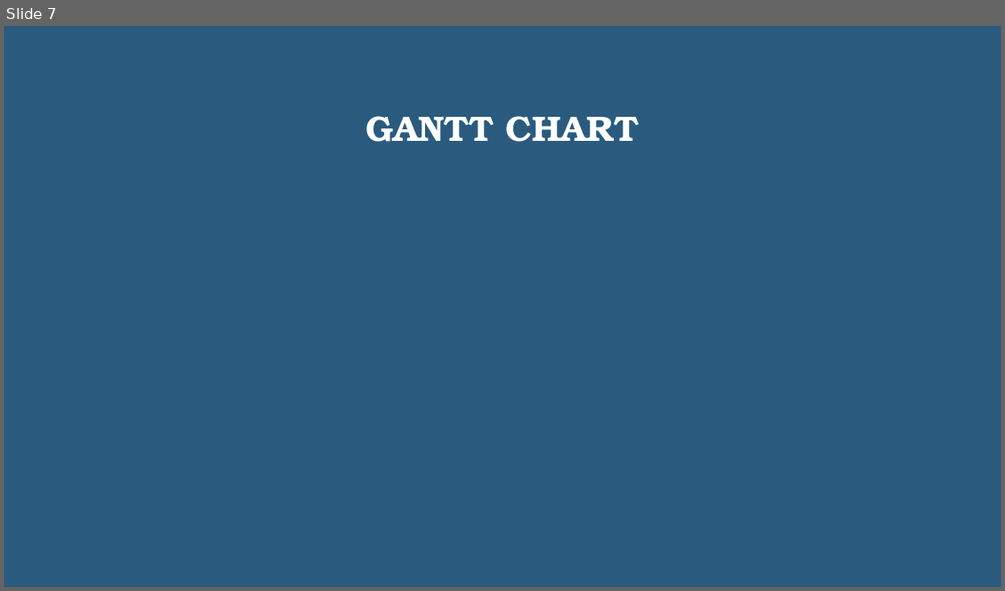
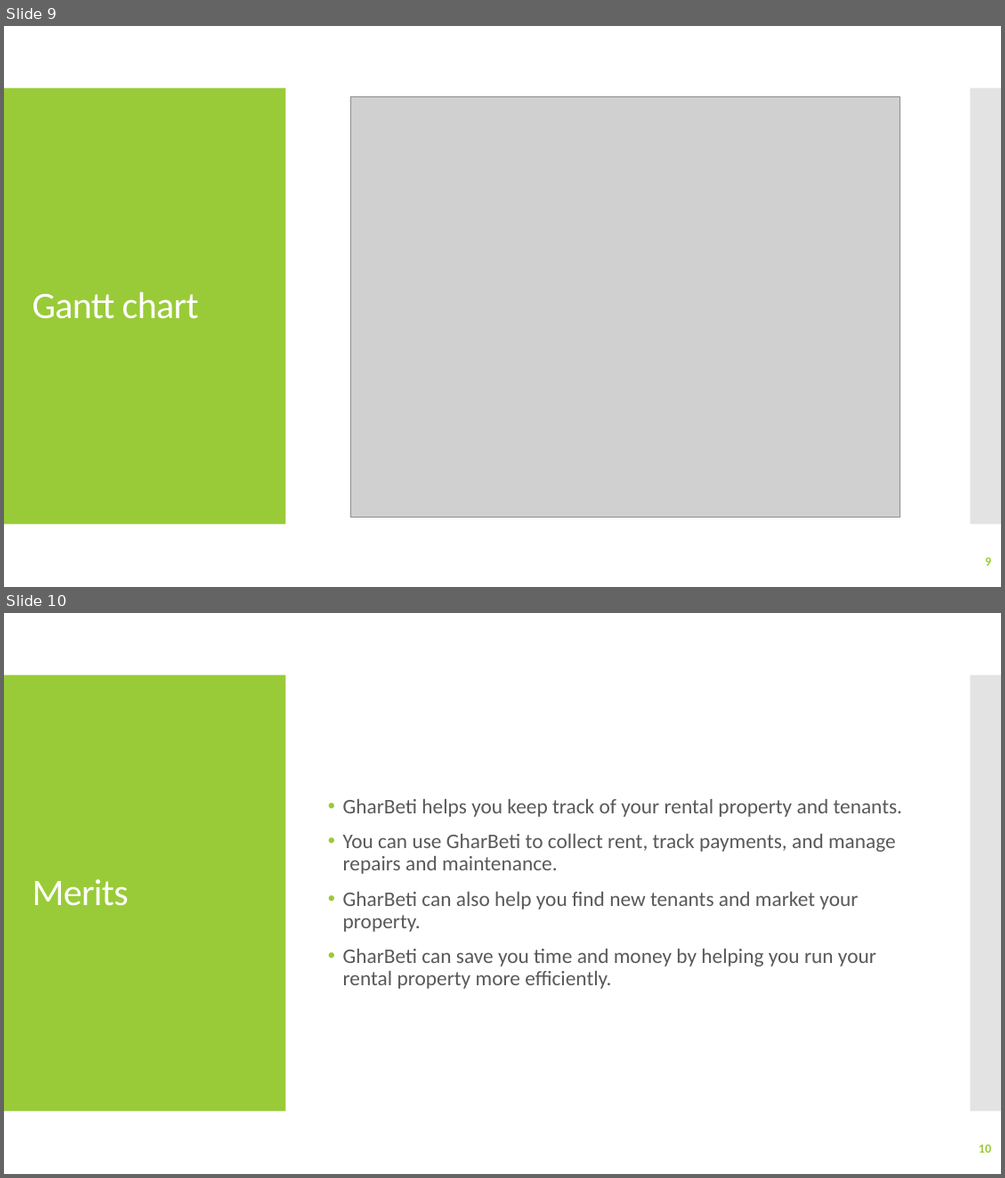
Before and after one commit to Sbdpratik/gharbeti, a slide deck: GharBeti.pptx. Shown one above the other, each under a label of ours: slide 7 before the commit, slides 9 and 10 after it. The pictures are 1005x591 and 1005x1178 pixels, drawn with LibreOffice and Linux fonts; fonts in the diff are those of the drawing; grey boxes stand for pictures. Boxes give left, top, right and bottom in pixels: in the first picture for what was removed or moved away, otherwise in the second. Text is boxed around its words. In the diff, an @@ line names an element or a change of style, - is before the commit and + after.

```diff
--- a/GharBeti.pptx
+++ b/GharBeti.pptx
@@ slide 10 added at (4,613,1001,1174), background #FFFFFF; not listed: 2 template elements that a slide beside it also shows @@
@@ text added at (343,799,903,989), 20 pt, text #595959 @@
+• GharBeti helps you keep track of your rental property and tenants.
+• You can use GharBeti to collect rent, track payments, and manage repairs and maintenance.
+• GharBeti can also help you find new tenants and market your property.
+• GharBeti can save you time and money by helping you run your rental property more efficiently.
@@ title added at (32,879,129,906), 36 pt, text #FFFFFF @@
+Merits
@@ page number added at (979,1144,991,1152), 12 pt, text #99CB38, bold @@
+10
@@ what was slide 7 is now slide 9 @@
@@ slide 9 changed as well @@
@@ background #2A5B7F to #FFFFFF @@
@@ rectangle added at (4,88,286,524), fill #99CB38 @@
@@ picture added at (351,96,900,516) @@
@@ rectangle added at (971,88,1001,524), fill #C8C8C8 at 50% opacity @@
@@ title at (32,292,199,319): text changed; size 34 to 36 pt; font TeX Gyre Bonum to Calibri; bold off @@
-GANTT CHART
+Gantt chart
@@ page number added at (985,557,991,565), 12 pt, text #99CB38, bold @@
+9
```
Also in this commit, not shown: 3 other slides changed, 7 other slides added, 7 slides removed, 1 other file.
